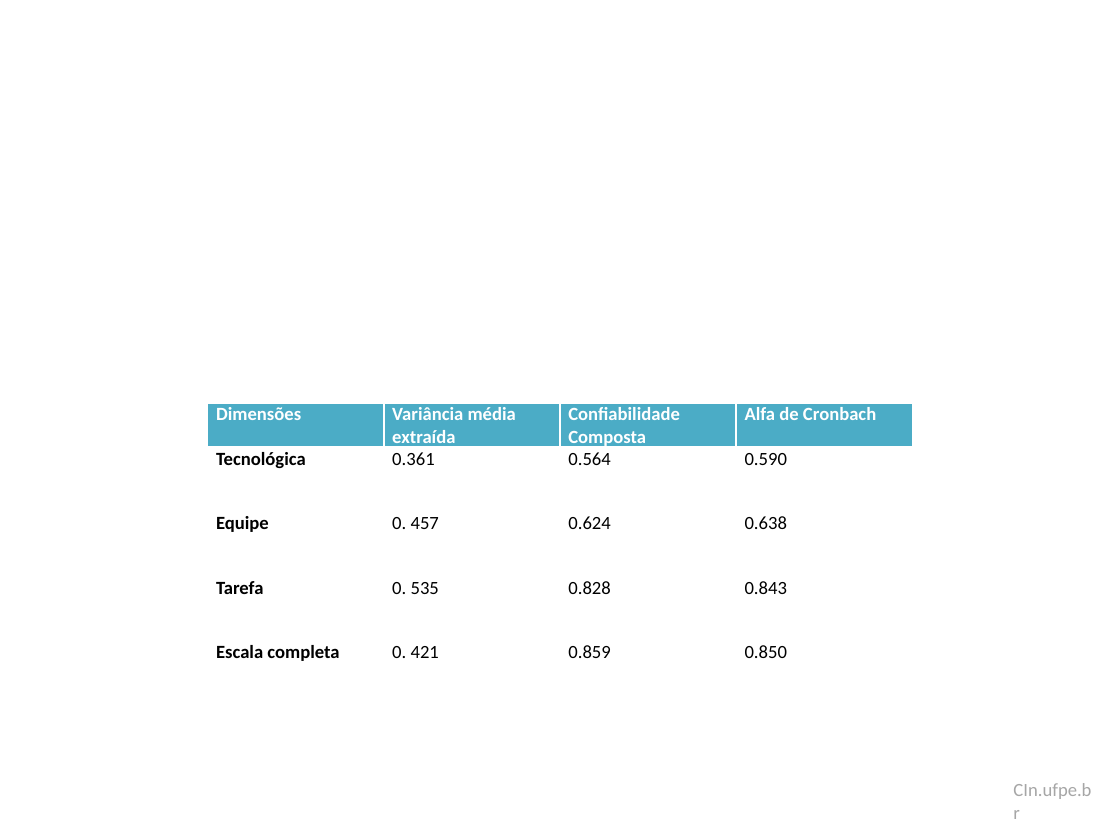
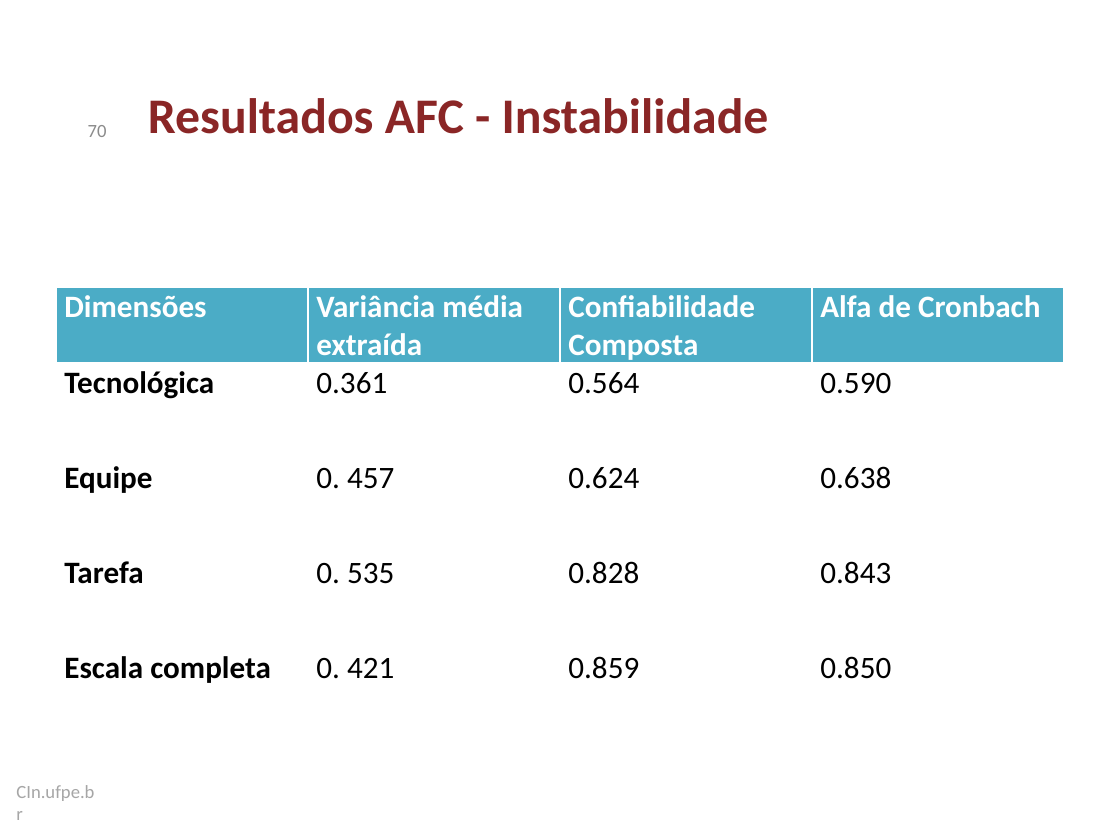
Before and after one commit to dan1lo/doutoradoR, a slide deck: slide 70 of apresentacao doutorado.pptx. Drawn at 1120x840 pixels with LibreOffice and Linux fonts; fonts in the diff are those of the drawing; background and template pictures are left out. Boxes give left, top, right and bottom in pixels: in the first picture for what was removed or moved away, otherwise in the second. Text is boxed around its words. In the diff, an @@ line names an element or a change of style, - is before the commit and + after.

```diff
--- a/apresentacao doutorado.pptx
+++ b/apresentacao doutorado.pptx
@@ title added at (x1=148, y1=98, x2=769, y2=134), 32 pt, text #8A2626, bold @@
+Resultados AFC - Instabilidade
@@ page number added at (x1=88, y1=125, x2=107, y2=137), 12 pt, text #8C8C8C @@
+70
@@ table at (x1=56, y1=288, x2=1064, y2=727) @@
@@ size 12 to 20 pt @@
@@ table resized from (x1=207, y1=403, x2=911, y2=692) to (x1=56, y1=288, x2=1064, y2=727) @@
@@ text "CIn.ufpe.br" moved from (x1=1013, y1=783, x2=1091, y2=799) to (x1=16, y1=785, x2=94, y2=801) @@
```
Also in this commit, not shown: 98 other slides changed, 3 slides added, 4 slides removed, 1 other file.
